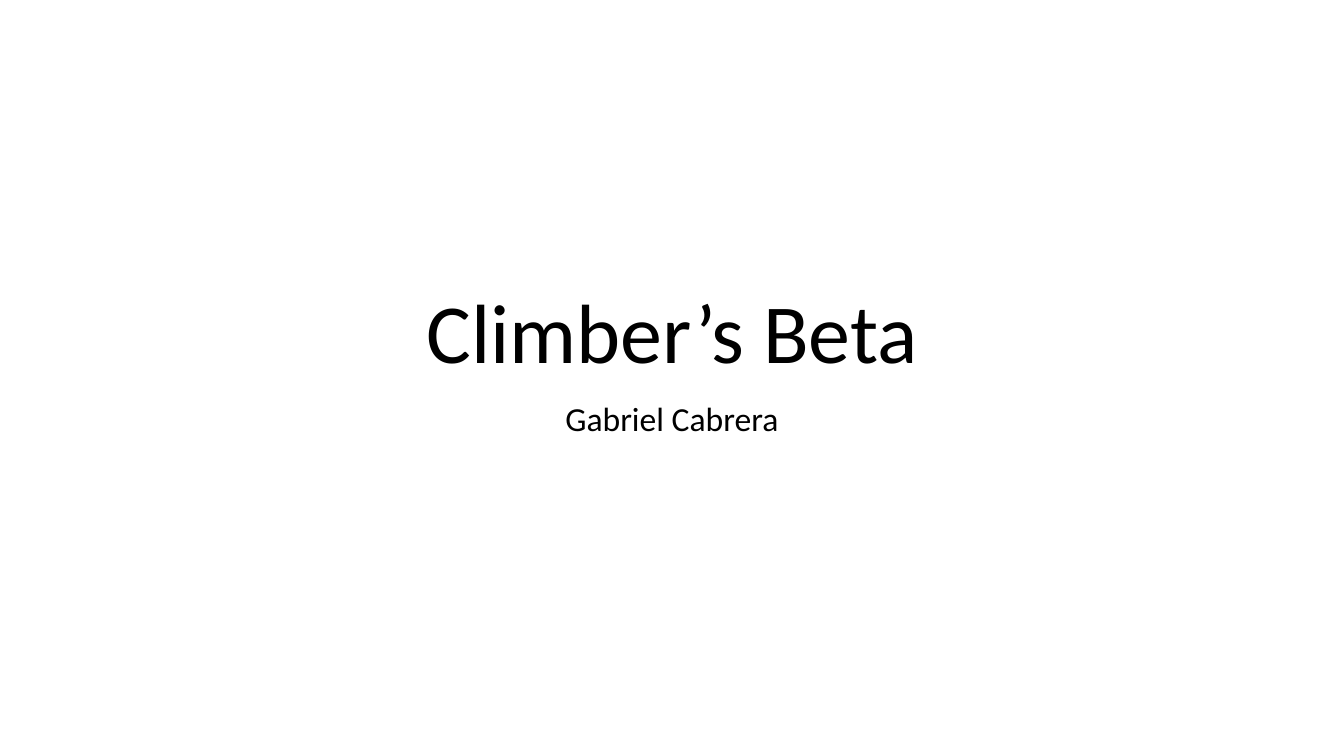
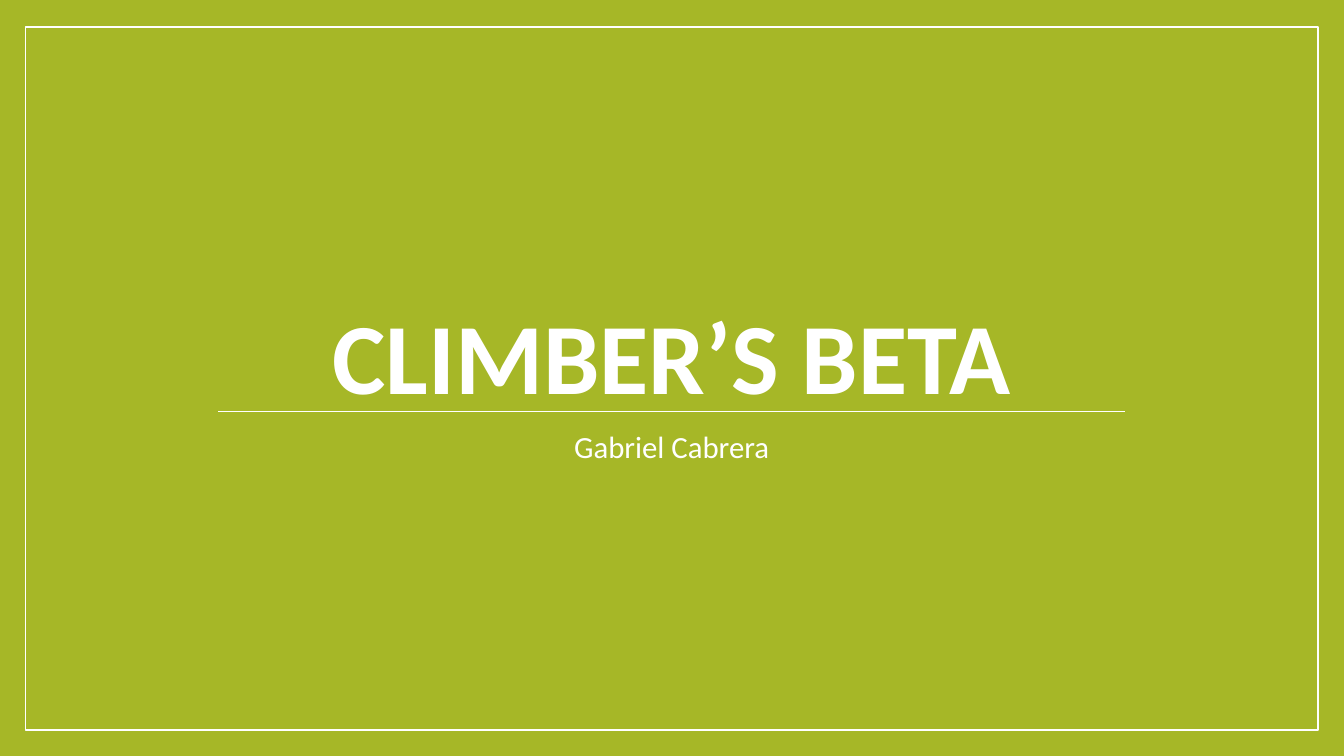
Before and after one commit to gjc129/climbersbetaproposal, a slide deck: slide 1 of climbersbetaproposal.pptx. Drawn at 1344x756 pixels with LibreOffice and Linux fonts; fonts in the diff are those of the drawing. Boxes give left, top, right and bottom in pixels: in the first picture for what was removed or moved away, otherwise in the second. Text is boxed around its words. In the diff, an @@ line names an element or a change of style, - is before the commit and + after.

```diff
--- a/climbersbetaproposal.pptx
+++ b/climbersbetaproposal.pptx
@@ background #FFFFFF to #A6B727 @@
@@ rectangle added at bbox=[25, 27, 1318, 730], fill #A6B727, outline #FFFFFF 1 pt @@
@@ title at bbox=[332, 321, 1011, 412]: text changed; size 60 to 72 pt; text colour #000000 to #FFFFFF; bold on @@
-Climber’s Beta
+CLIMBER’S BETA
@@ line added from (218, 411) to (1125, 411), #FFFFFF 0.79 pt @@
@@ subtitle "Gabriel Cabrera": place and size @@
-subtitle "Gabriel Cabrera" at bbox=[565, 407, 779, 432]
+subtitle "Gabriel Cabrera" at bbox=[574, 436, 769, 459]
@@ subtitle "Gabriel Cabrera" at bbox=[574, 436, 769, 459]: size 24 to 22 pt, text colour #000000 to #FFFFFF; more space between paragraphs @@
```
Also in this commit, not shown: 5 other slides changed, 1 slide added, 1 slide removed.
